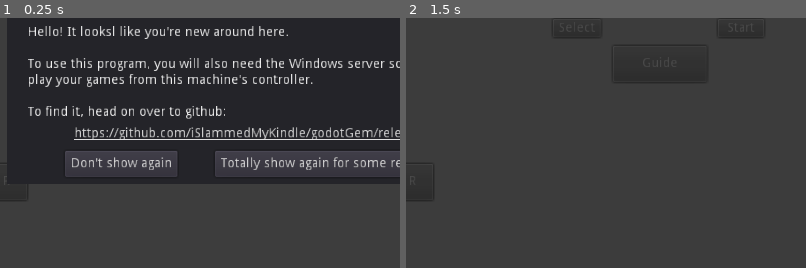
Above: before the commit, frames 1-2 (left to right).
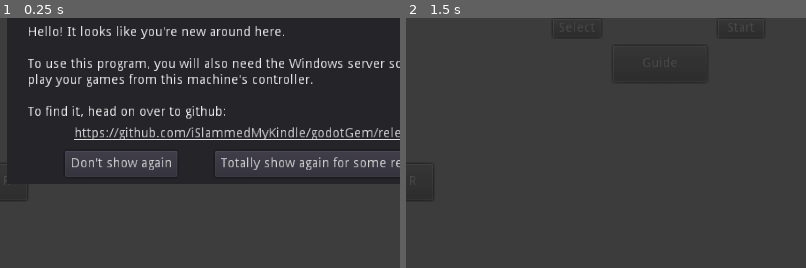
Above: after the commit, the same moments.

Repository: iSlammedMyKindle/godotGem
Game: Godot game, scene res://Main.tscn
Same seed, same stepped clock (60 frames per second), same inputs: the game is played once before the commit and once after it. The engine's default icon, where the game draws it, is replaced by a stand-in: a white triangle on a blue panel in a dark square.
Inputs:
- Up to frame 1 (0.25 s): no input
- Up to frame 2 (1.5 s): click "Don't show again" at 0.5 s; click "Blinder" at 1.25 s
The pictures show only the part of the screen within x 19-69%, y 29-79%; the shares and areas given below are measured in that part.

The runs differ from the first frame. In frame 1, 0.8% of the frame differs, in the area x 28-72%, y 3-9%; in frame 2, nothing differs.

Commit message:
typo

Diff:
--- a/client/firstTimeRun.tscn
+++ b/client/firstTimeRun.tscn
@@ -23,7 +23,7 @@
 margin_top = 11.0
 margin_right = 509.0
 margin_bottom = 127.0
-text = "Hello! It looksl like you're new around here.
+text = "Hello! It looks like you're new around here.
 
 To use this program, you will also need the Windows server so that you can
 play your games from this machine's controller.
